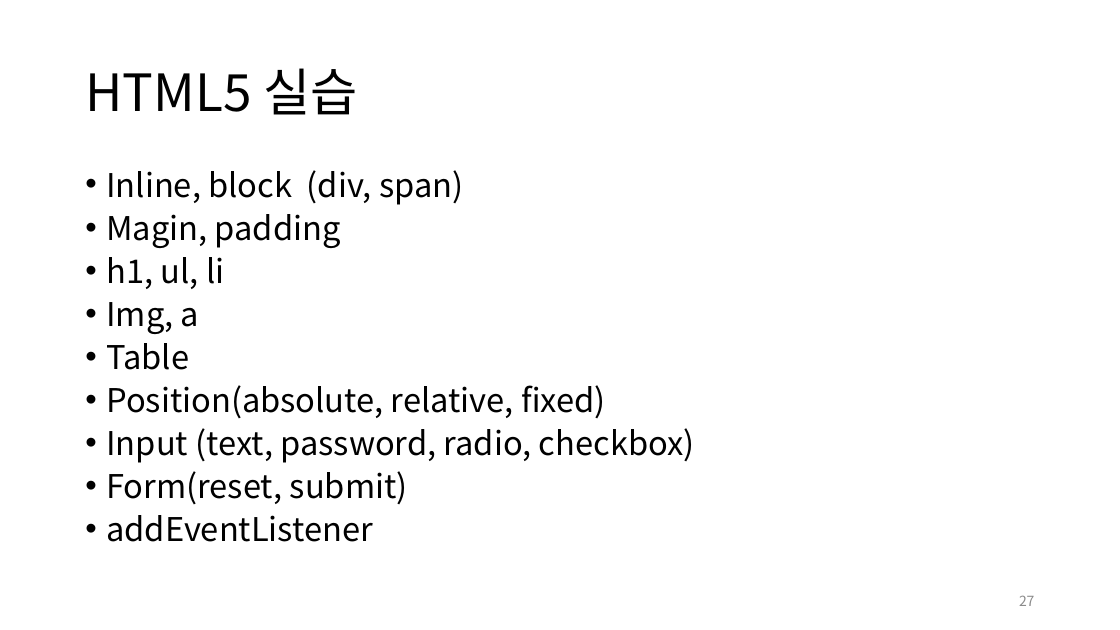
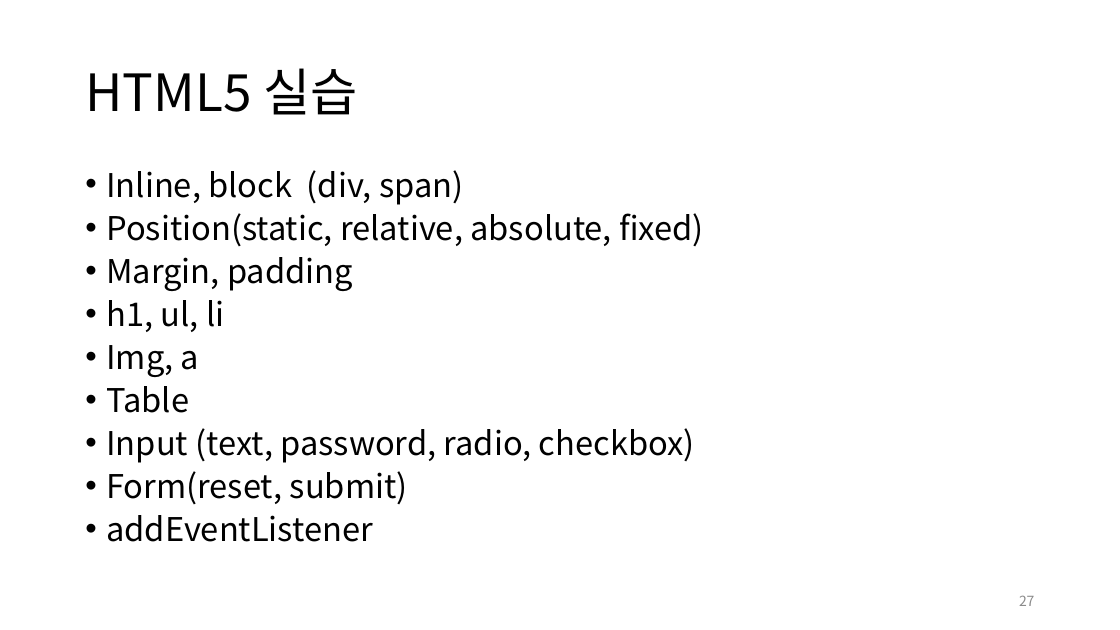
Before and after one commit to kyungchan/APPSEC-2021Winter-Seminar, a slide deck: slide 27 of 2-git/2.git.pptx. Drawn at 1120x630 pixels with LibreOffice and Linux fonts; fonts in the diff are those of the drawing. Boxes give left, top, right and bottom in pixels: in the first picture for what was removed or moved away, otherwise in the second. Text is boxed around its words. In the diff, an @@ line names an element or a change of style, - is before the commit and + after.

```diff
--- a/2-git/2.git.pptx
+++ b/2-git/2.git.pptx
@@ text at (106, 213, 704, 291): text changed @@
-• Magin, padding
+• Position(static, relative, absolute, fixed)
+• Margin, padding
@@ text at (106, 385, 606, 418): paragraph removed @@
-• Position(absolute, relative, fixed)
```
Also in this commit, not shown: 1 other slide changed.
